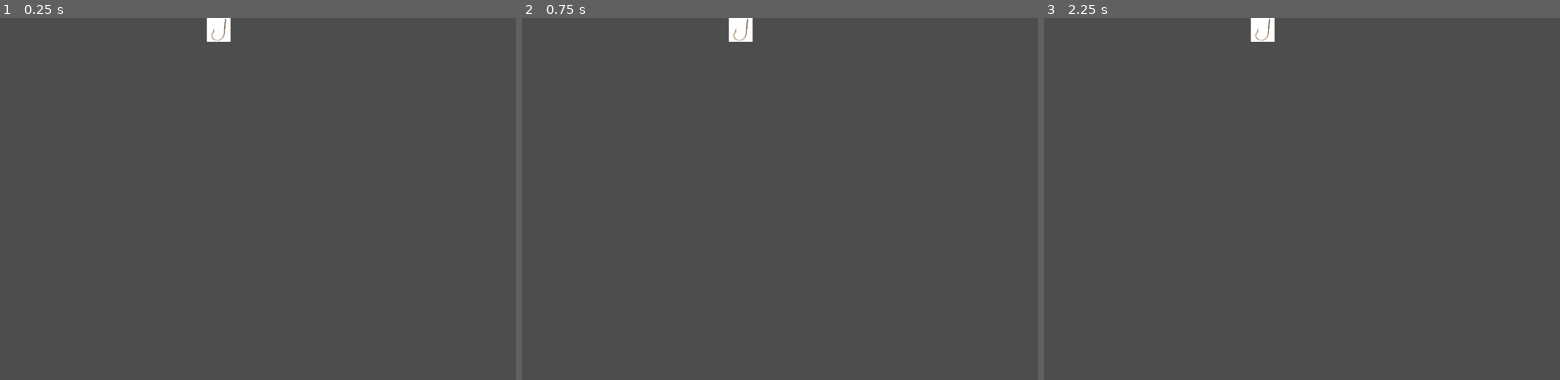
Above: before the commit, frames 1-3 (left to right).
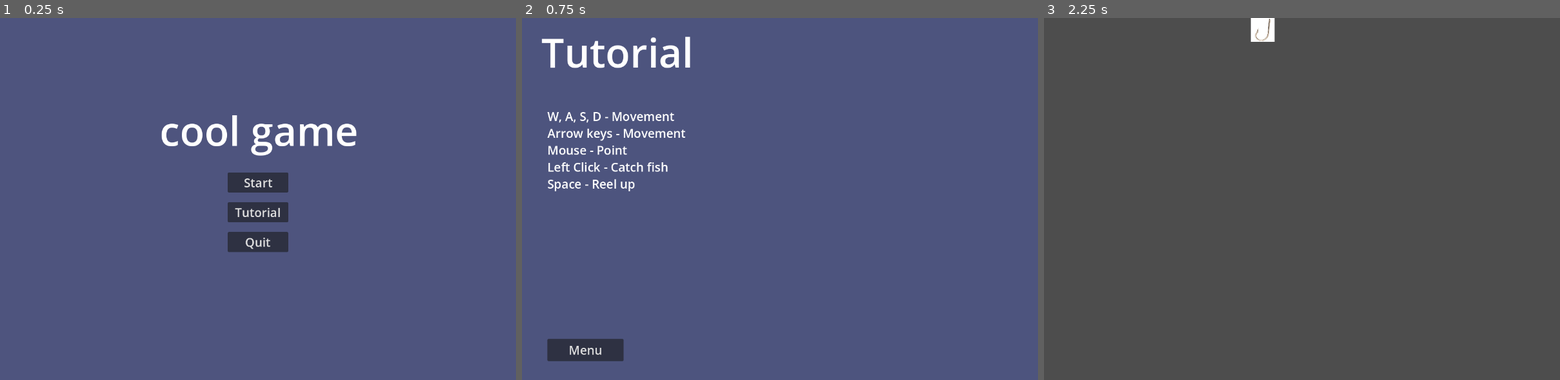
Above: after the commit, the same moments.

Repository: Valeria099/Trallalero-Trallala
Game: Godot game, scene res://Scenes/start_menu.tscn
The game is run twice, just before and just after one commit, with the same random seed, the same clock (stepped at 60 frames per second) and the same inputs. Before the commit the project starts from res://Scenes/hook.tscn.
Inputs (mouse positions are in pixels of both pictures, inside the frame that each line leads up to):
- Up to frame 1 (0.25 s): no input
- Up to frame 2 (0.75 s): click (780, 213) at 0.5 s, where only the run after the commit has a clickable "Tutorial"
- Up to frame 3 (2.25 s): click (1105, 351) at 1.25 s, where only the run after the commit has a clickable "Menu"; click (1302, 180) at 2 s, where only the run after the commit has a clickable "Start"

The runs differ from the first frame. In frame 1, 100% of the frame differs, in the area x 0-100%, y 0-100%; in frame 2, 100%; in frame 3, nothing differs.

Commit message:
first start + tutorial menu

Diff:
--- /dev/null
+++ b/Scenes/start_menu.tscn
@@ -0,0 +1,72 @@
+[gd_scene load_steps=2 format=3 uid="uid://cub723hd318o3"]
+
+[ext_resource type="Script" uid="uid://4uyvvuqkoud8" path="res://Scripts/start_menu.gd" id="1_juhg0"]
+
+[node name="StartMenu" type="Control"]
+layout_mode = 3
+anchors_preset = 15
+anchor_right = 1.0
+anchor_bottom = 1.0
+grow_horizontal = 2
+grow_vertical = 2
+size_flags_horizontal = 3
+size_flags_vertical = 3
+script = ExtResource("1_juhg0")
+
+[node name="bg" type="ColorRect" parent="."]
+show_behind_parent = true
+layout_mode = 1
+anchors_preset = 15
+anchor_right = 1.0
+anchor_bottom = 1.0
+grow_horizontal = 2
+grow_vertical = 2
+color = Color(0.303917, 0.330845, 0.494513, 1)
+
+[node name="CenterContainer" type="CenterContainer" parent="."]
+layout_mode = 1
+anchors_preset = 15
+anchor_right = 1.0
+anchor_bottom = 1.0
+offset_top = 67.0
+grow_horizontal = 2
+grow_vertical = 2
+
+[node name="VBoxContainer" type="VBoxContainer" parent="CenterContainer"]
+custom_minimum_size = Vector2(150, 200)
+layout_mode = 2
+theme_override_constants/separation = 24
+alignment = 1
+
+[node name="StartButton" type="Button" parent="CenterContainer/VBoxContainer"]
+layout_mode = 2
+theme_override_font_sizes/font_size = 30
+text = "Start"
+
+[node name="TutorialButton" type="Button" parent="CenterContainer/VBoxContainer"]
+layout_mode = 2
+theme_override_font_sizes/font_size = 30
+text = "Tutorial"
+
+[node name="QuitButton" type="Button" parent="CenterContainer/VBoxContainer"]
+layout_mode = 2
+theme_override_font_sizes/font_size = 30
+text = "Quit"
+
+[node name="TitleText" type="RichTextLabel" parent="."]
+clip_contents = false
+layout_mode = 2
+offset_left = 382.0
+offset_top = 180.0
+offset_right = 903.0
+offset_bottom = 380.0
+size_flags_vertical = 3
+theme_override_font_sizes/normal_font_size = 100
+text = "cool game"
+fit_content = true
+horizontal_alignment = 1
+vertical_alignment = 1
+
+[connection signal="pressed" from="CenterContainer/VBoxContainer/StartButton" to="." method="startbutton"]
+[connection signal="pressed" from="CenterContainer/VBoxContainer/TutorialButton" to="." method="tutorialbutton"]
+[connection signal="pressed" from="CenterContainer/VBoxContainer/QuitButton" to="." method="quitbutton"]
--- /dev/null
+++ b/Scenes/tutorial_menu.tscn
@@ -0,0 +1,60 @@
+[gd_scene load_steps=2 format=3 uid="uid://8b0jc5vg41ai"]
+
+[ext_resource type="Script" uid="uid://bfs3ouvs1cuvb" path="res://Scripts/tutorial_menu.gd" id="1_4vcbs"]
+
+[node name="tutorial_menu" type="Control"]
+layout_mode = 3
+anchors_preset = 15
+anchor_right = 1.0
+anchor_bottom = 1.0
+grow_horizontal = 2
+grow_vertical = 2
+script = ExtResource("1_4vcbs")
+
+[node name="bg" type="ColorRect" parent="."]
+layout_mode = 1
+anchors_preset = 15
+anchor_right = 1.0
+anchor_bottom = 1.0
+grow_horizontal = 2
+grow_vertical = 2
+color = Color(0.301961, 0.329412, 0.494118, 1)
+
+[node name="TitleText" type="RichTextLabel" parent="."]
+layout_mode = 0
+offset_left = 48.0
+offset_top = 16.0
+offset_right = 636.0
+offset_bottom = 198.0
+theme_override_font_sizes/normal_font_size = 100
+text = "Tutorial"
+
+[node name="VBoxContainer" type="VBoxContainer" parent="."]
+layout_mode = 0
+offset_left = 63.0
+offset_top = 223.0
+offset_right = 424.0
+offset_bottom = 853.0
+
+[node name="ControlsText" type="RichTextLabel" parent="VBoxContainer"]
+layout_mode = 2
+theme_override_font_sizes/normal_font_size = 30
+text = "W, A, S, D - Movement
+Arrow keys - Movement
+Mouse - Point
+Left Click - Catch fish
+Space - Reel up
+"
+fit_content = true
+
+[node name="MenuButton" type="Button" parent="."]
+layout_mode = 2
+offset_left = 63.0
+offset_top = 798.0
+offset_right = 252.0
+offset_bottom = 853.0
+size_flags_vertical = 10
+theme_override_font_sizes/font_size = 30
+text = "Menu"
+
+[connection signal="pressed" from="MenuButton" to="." method="menubutton"]
--- /dev/null
+++ b/Scripts/start_menu.gd
@@ -0,0 +1,10 @@
+extends Control
+
+func startbutton():
+	get_tree().change_scene_to_file("res://Scenes/hook.tscn")
+
+func tutorialbutton():
+	get_tree().change_scene_to_file("res://Scenes/tutorial_menu.tscn")
+
+func quitbutton():
+	get_tree().quit()
--- /dev/null
+++ b/Scripts/tutorial_menu.gd
@@ -0,0 +1,4 @@
+extends Control
+
+func menubutton():
+	get_tree().change_scene_to_file("res://Scenes/start_menu.tscn")
--- a/project.godot
+++ b/project.godot
@@ -11,7 +11,7 @@
 [application]
 
 config/name="Trallelero-Trallala"
-run/main_scene="uid://dv4dc6v8dlay7"
+run/main_scene="uid://cub723hd318o3"
 config/features=PackedStringArray("4.4", "Forward Plus")
 config/icon="res://icon.svg"
 
Not shown, added: Assets/GJ25 character.png.import
Not shown, added: Assets/GJ25 rope.png.import
Not shown: 1 places in Scenes/hook.tscn that only renumber resources
Not shown, added: Scripts/start_menu.gd.uid
Not shown, added: Scripts/tutorial_menu.gd.uid
